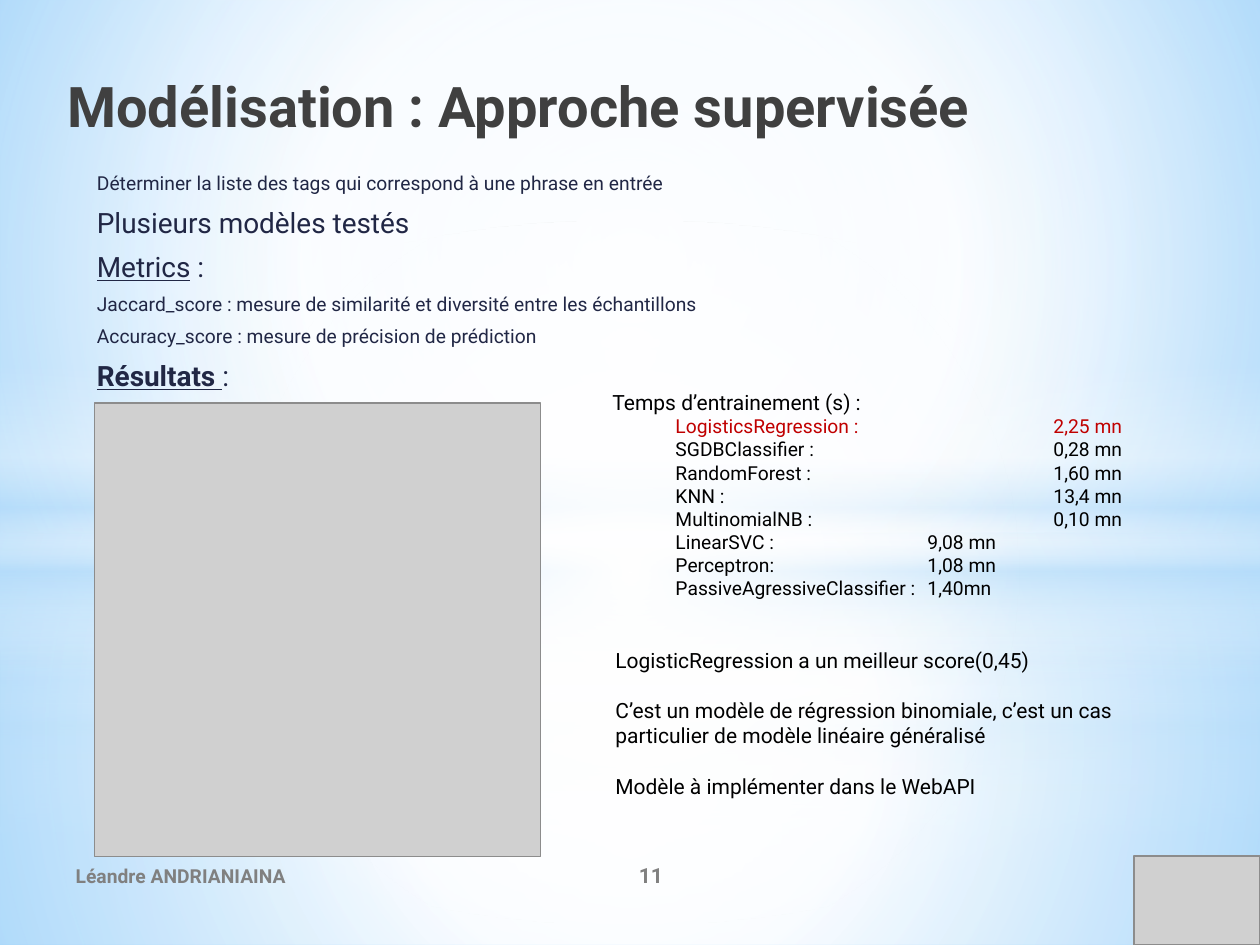
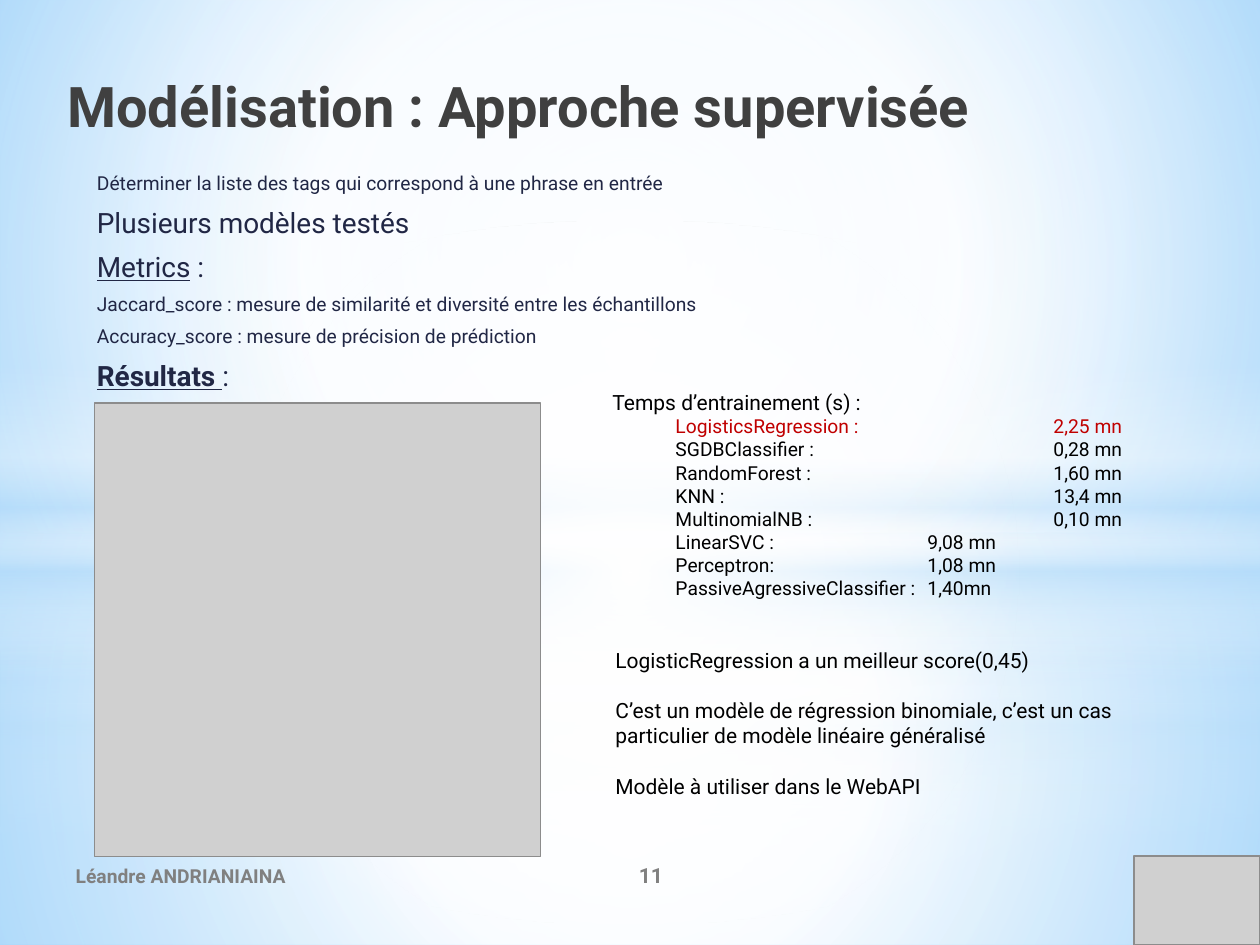
Before and after one commit to leandre12/suggestion-tag, a slide deck: slide 11 of documents/P5_Presentationprojet.pptx. Drawn at 1260x945 pixels with LibreOffice and Linux fonts; fonts in the diff are those of the drawing; grey boxes stand for pictures. Boxes give left, top, right and bottom in pixels: in the first picture for what was removed or moved away, otherwise in the second. Text is boxed around its words. In the diff, an @@ line names an element or a change of style, - is before the commit and + after.

```diff
--- a/documents/P5_Presentationprojet.pptx
+++ b/documents/P5_Presentationprojet.pptx
@@ text at box(615, 778, 921, 795): text changed @@
-Modèle à implémenter dans le WebAPI
+Modèle à utiliser dans le WebAPI
```
Also in this commit, not shown: 7 other slides changed, 21 other files.
